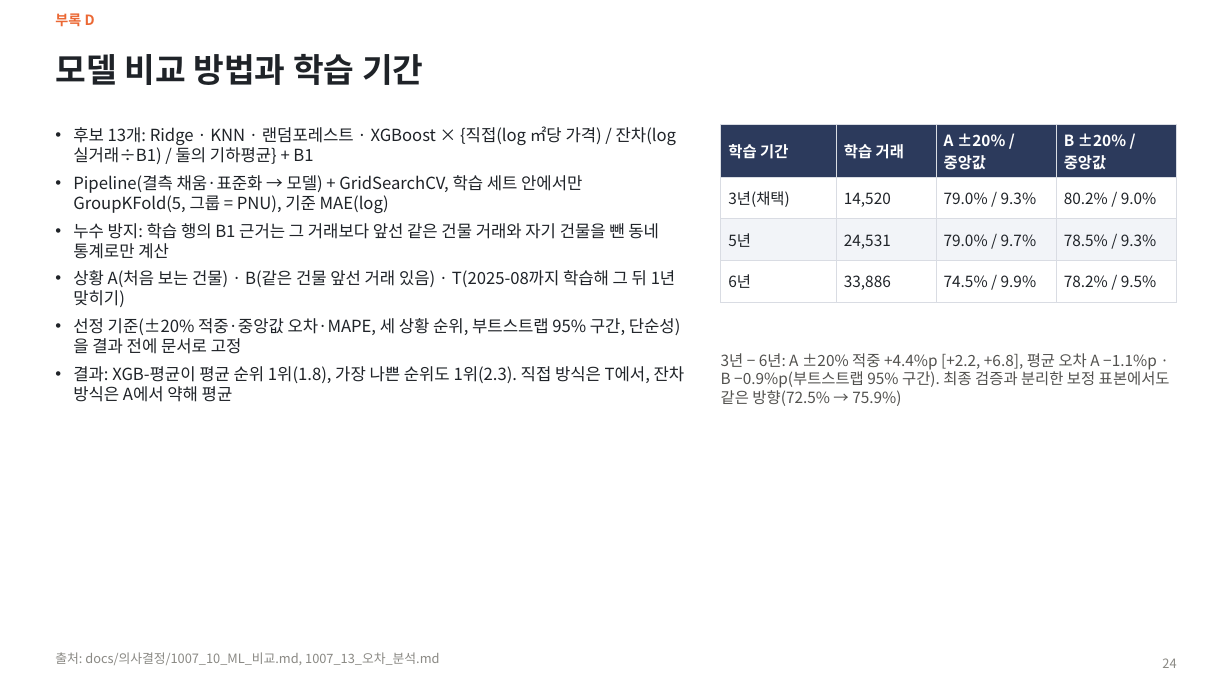
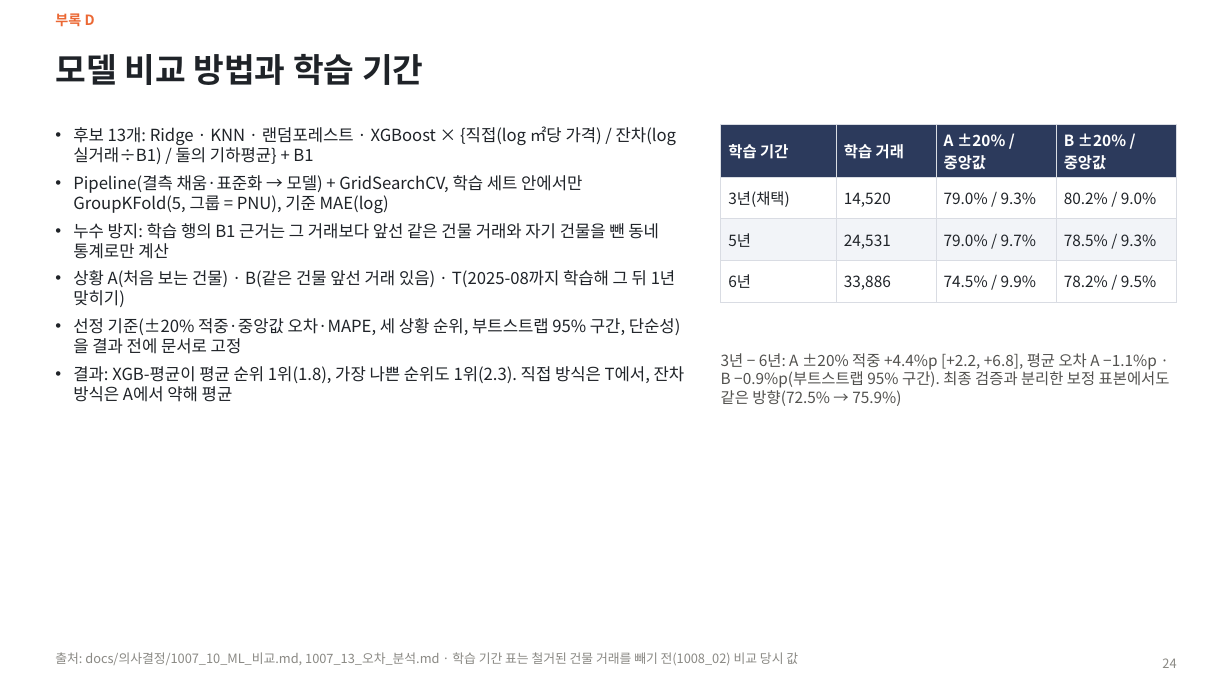
Before and after one commit to KimInSeok-DA/DA_Seoul_Villa_AVM, a slide deck: slide 24 of presentation/AVM_발표.pptx. Drawn at 1232x693 pixels with LibreOffice and Linux fonts; fonts in the diff are those of the drawing. Boxes give left, top, right and bottom in pixels: in the first picture for what was removed or moved away, otherwise in the second. Text is boxed around its words. In the diff, an @@ line names an element or a change of style, - is before the commit and + after.

Commit message:
문서·PPT: 철거된 건물 거래 제외 반영과 숫자 갱신
- README 결과 표·데이터·환경 변수, PPT 재료, 용어사전, 진행 과정, 1007_13·15 수치 갱신
- PPT 데이터 다듬기·자체 검증·신뢰도·크게 틀린 사례·예시·부록 수치, AI 활용 장 문서·PR 수
- HANDOFF·작업일지·AI 활용 기록

```diff
--- a/presentation/AVM_발표.pptx
+++ b/presentation/AVM_발표.pptx
@@ text at [55,652,798,665]: text changed @@
-출처: docs/의사결정/1007_10_ML_비교.md, 1007_13_오차_분석.md
+출처: docs/의사결정/1007_10_ML_비교.md, 1007_13_오차_분석.md · 학습 기간 표는 철거된 건물 거래를 빼기 전(1008_02) 비교 당시 값
```
Also in this commit, not shown: 11 other slides changed, 10 other files.
